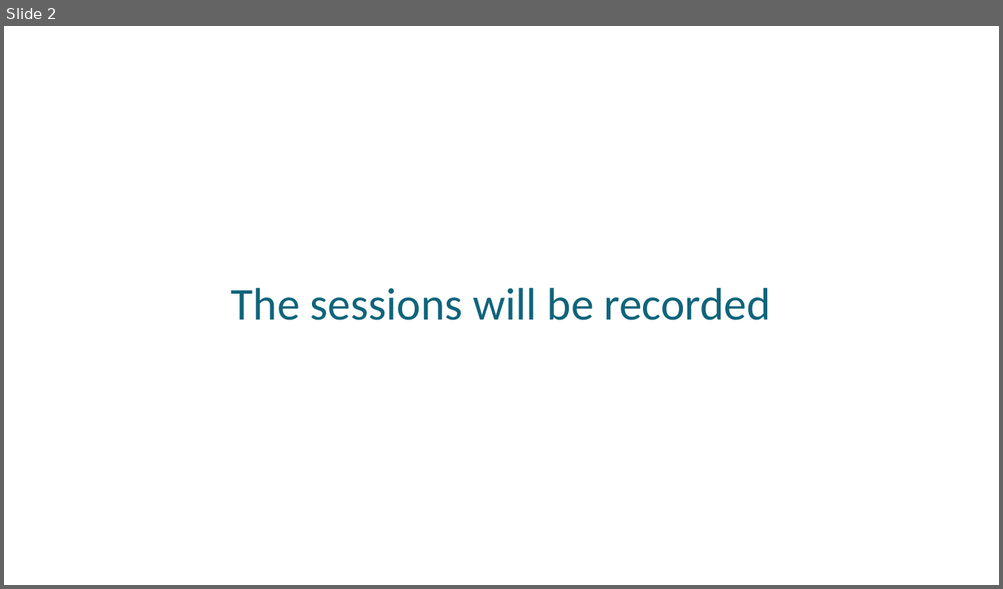
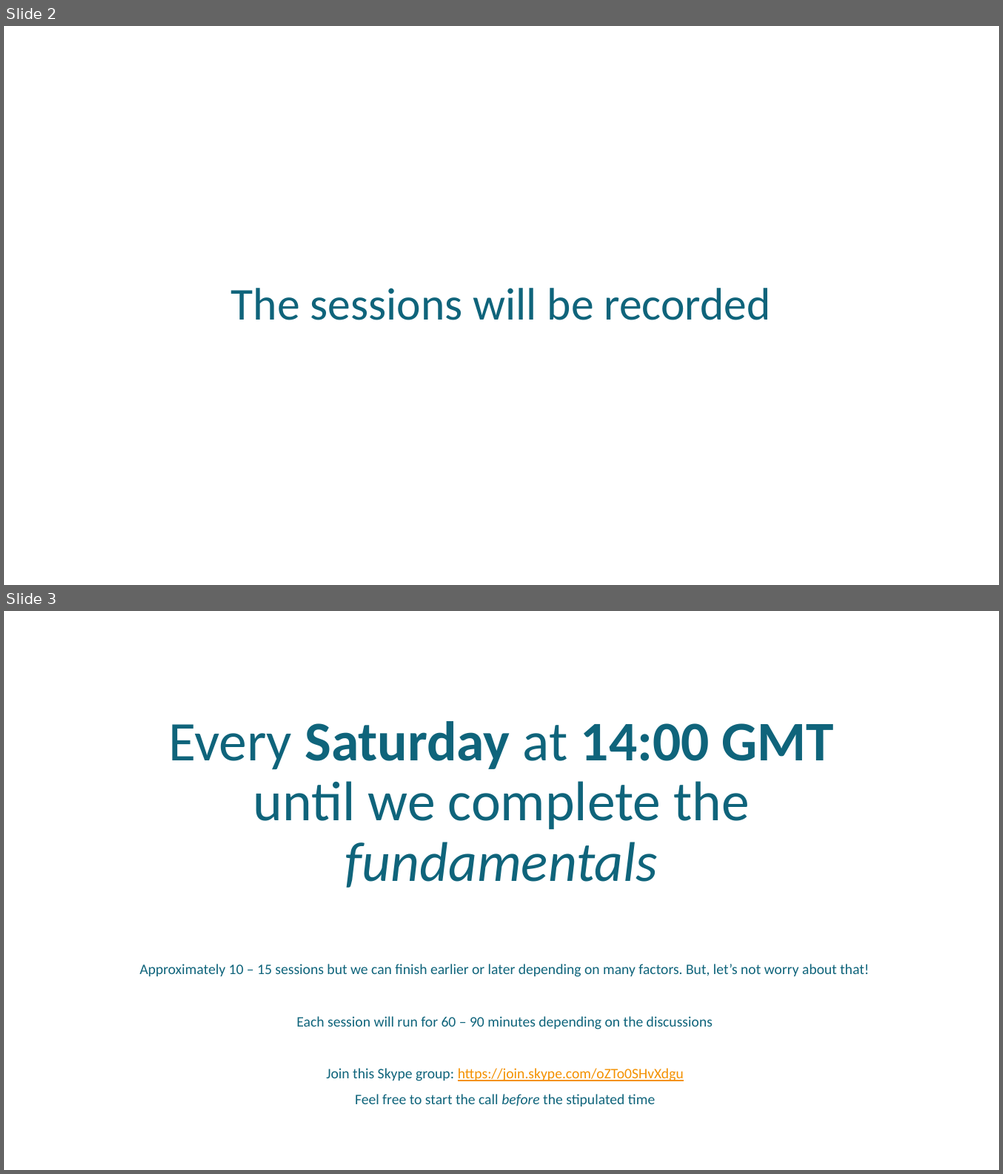
Before and after one commit to uday87j/teach_python, a slide deck: fundamentals/Preamble.pptx. Shown one above the other, each under a label of ours: slide 2 before the commit, slides 2 and 3 after it. The pictures are 1003x589 and 1003x1174 pixels, drawn with LibreOffice and Linux fonts; fonts in the diff are those of the drawing. Boxes give left, top, right and bottom in pixels: in the first picture for what was removed or moved away, otherwise in the second. Text is boxed around its words. In the diff, an @@ line names an element or a change of style, - is before the commit and + after.

```diff
--- a/fundamentals/Preamble.pptx
+++ b/fundamentals/Preamble.pptx
@@ slide 3 added at bbox=[4, 611, 999, 1170], background #FFFFFF @@
@@ title added at bbox=[168, 721, 834, 888], 54 pt, text #0F647B @@
+Every Saturday at 14:00 GMT until we complete the fundamentals
@@ subtitle added at bbox=[139, 964, 868, 1107], 14 pt, text #0F647B @@
+Approximately 10 – 15 sessions but we can finish earlier or later depending on many factors. But, let’s not worry about that!
+Each session will run for 60 – 90 minutes depending on the discussions
+Join this Skype group: https://join.skype.com/oZTo0SHvXdgu
+Feel free to start the call before the stipulated time
```
Also in this commit, not shown: 3 slides changed, 2 other slides added.
